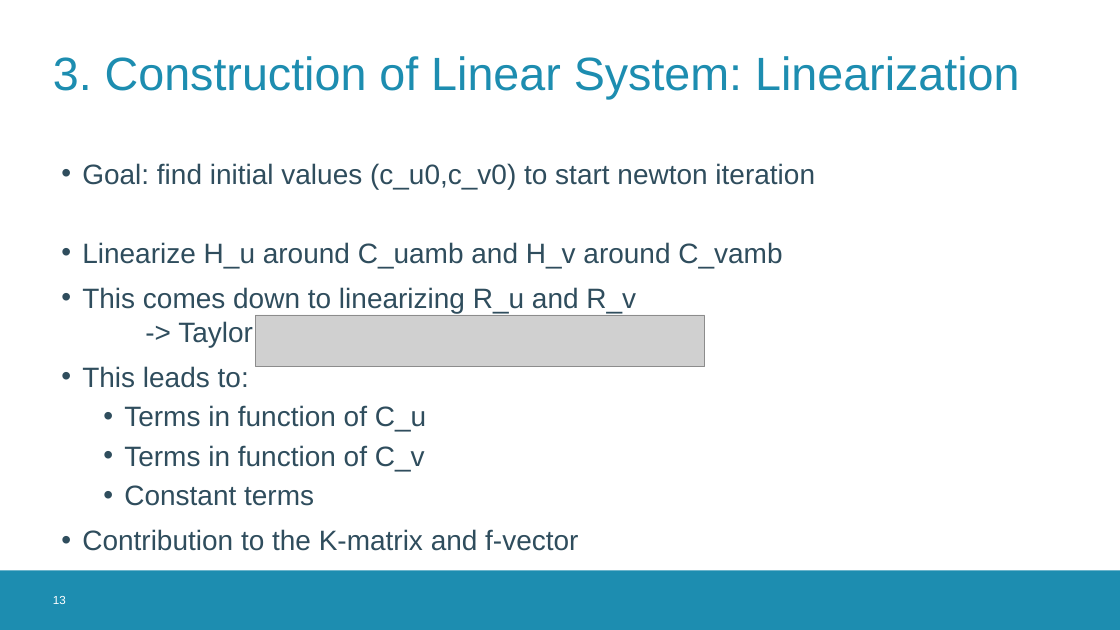
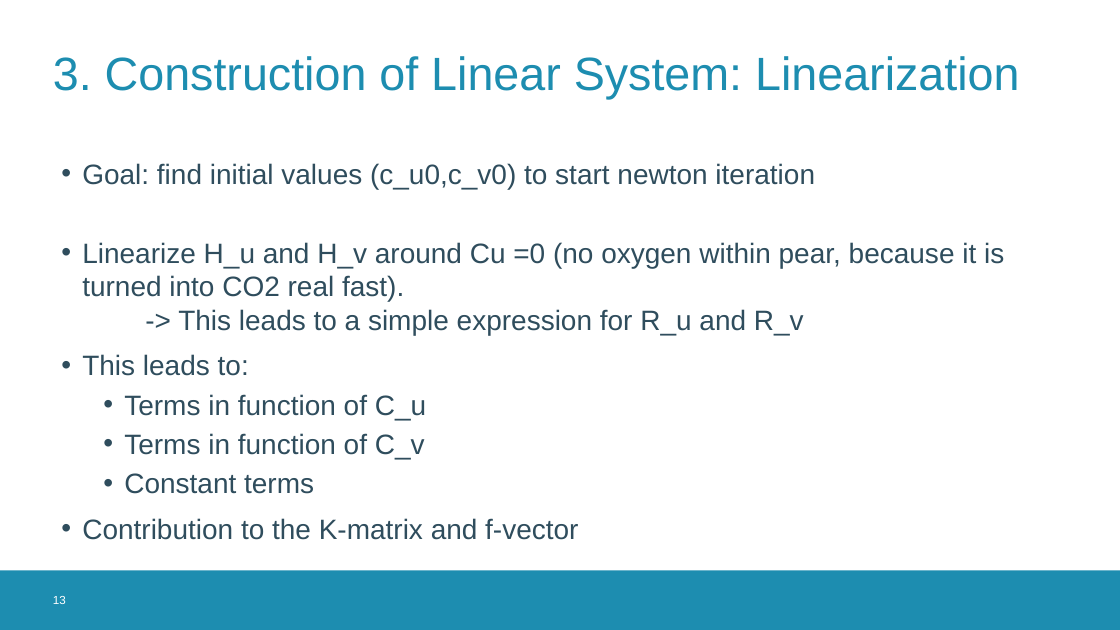
Before and after one commit to MichielDeKoninck/ThePearProject, a slide deck: slide 13 of PearProjectPresentation.pptx. Drawn at 1120x630 pixels with LibreOffice and Linux fonts; fonts in the diff are those of the drawing; grey boxes stand for pictures; background and template pictures are left out. Boxes give left, top, right and bottom in pixels: in the first picture for what was removed or moved away, otherwise in the second. Text is boxed around its words. In the diff, an @@ line names an element or a change of style, - is before the commit and + after.

```diff
--- a/PearProjectPresentation.pptx
+++ b/PearProjectPresentation.pptx
@@ text at bbox=[82, 242, 1004, 335]: text changed @@
-• Linearize H_u around C_uamb and H_v around C_vamb
-• This comes down to linearizing R_u and R_v
-  -> Taylor:
+• Linearize H_u and H_v around Cu =0 (no oxygen within pear, because it is turned into CO2 real fast).
+  -> This leads to a simple expression for R_u and R_v
@@ picture removed at bbox=[255, 315, 704, 367] @@
```
Also in this commit, not shown: 5 other slides changed, 1 slide added, 15 other files.
